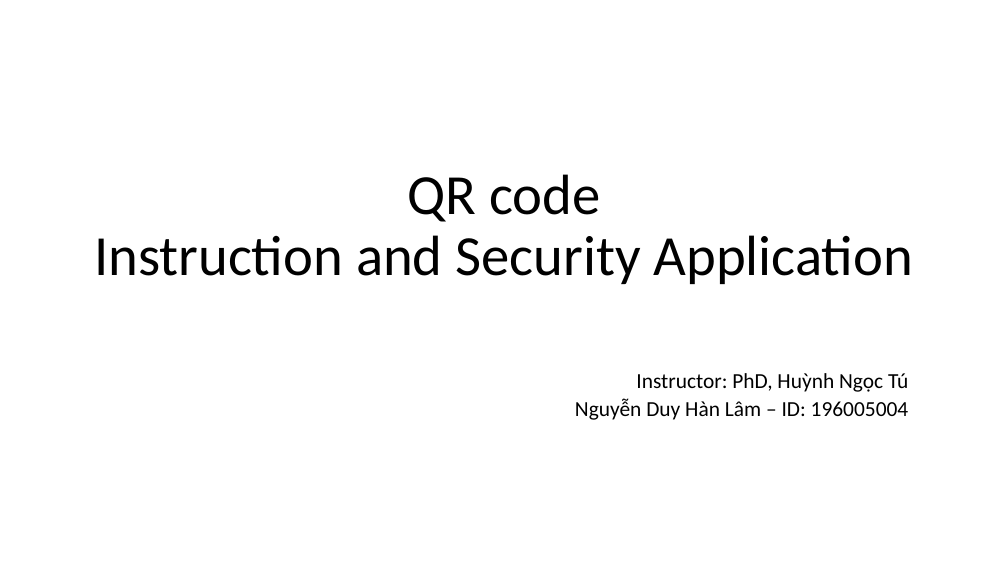
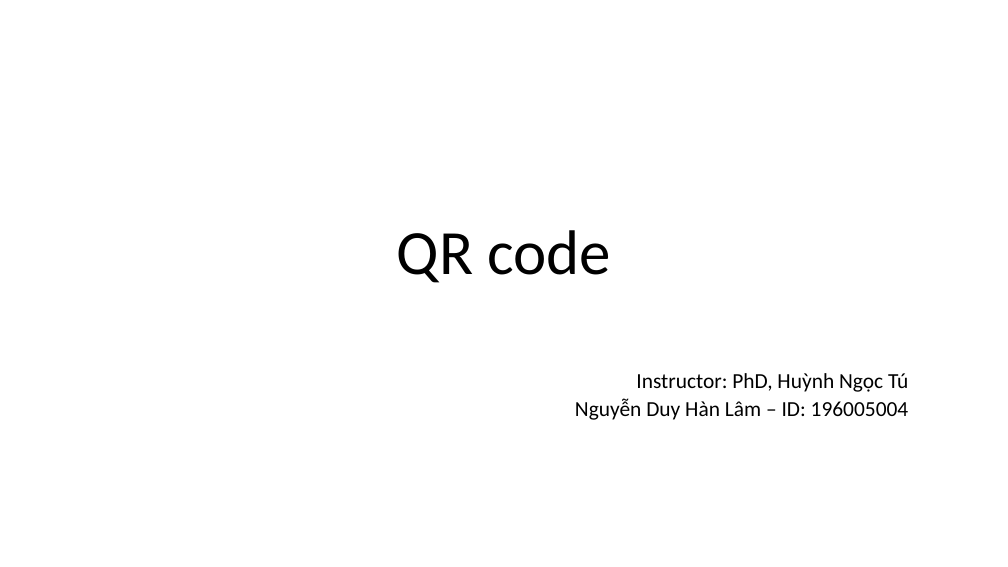
Before and after one commit to nguyenduyhanlam/Information_Security, a slide deck: slide 1 of QR code.pptx. Drawn at 1008x567 pixels with LibreOffice and Linux fonts; fonts in the diff are those of the drawing. Boxes give left, top, right and bottom in pixels: in the first picture for what was removed or moved away, otherwise in the second. Text is boxed around its words. In the diff, an @@ line names an element or a change of style, - is before the commit and + after.

```diff
--- a/QR code.pptx
+++ b/QR code.pptx
@@ title at (x1=397, y1=230, x2=611, y2=283): text changed; size 54 to 60 pt @@
-QR code
-Instruction and Security Application
+QR code
```
Also in this commit, not shown: 1 other file.
